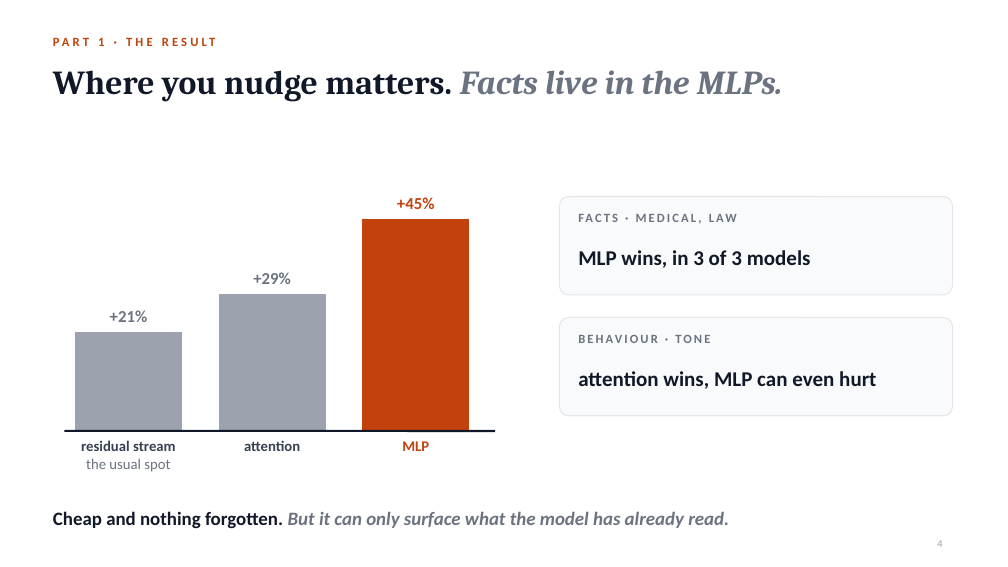
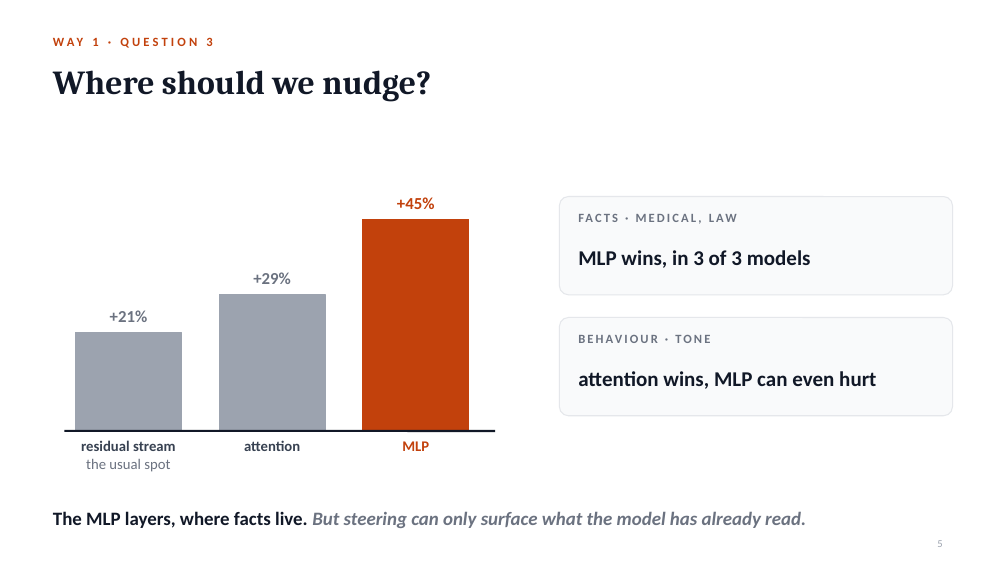
Before and after one commit to notagit3650/Claude_expo_repo_36501, a slide deck: slide 5 of slides/Retrain_or_teach.pptx (slide 4 before the commit). Drawn at 1008x567 pixels with LibreOffice and Linux fonts; fonts in the diff are those of the drawing. Boxes give left, top, right and bottom in pixels: in the first picture for what was removed or moved away, otherwise in the second. Text is boxed around its words. In the diff, an @@ line names an element or a change of style, - is before the commit and + after.

```diff
--- a/slides/Retrain_or_teach.pptx
+++ b/slides/Retrain_or_teach.pptx
@@ text at box(53, 37, 212, 46): text changed @@
-PART 1 · THE RESULT
+WAY 1 · QUESTION 3
@@ title at box(53, 70, 431, 102): text changed @@
-Where you nudge matters. Facts live in the MLPs.
+Where should we nudge?
@@ text at box(53, 511, 806, 528): text changed @@
-Cheap and nothing forgotten. But it can only surface what the model has already read.
+The MLP layers, where facts live. But steering can only surface what the model has already read.
@@ page number at box(937, 540, 942, 547): text changed @@
-4
+5
```
Also in this commit, not shown: 12 other slides changed, 2 slides added, 1 slide removed, 2 other files.
